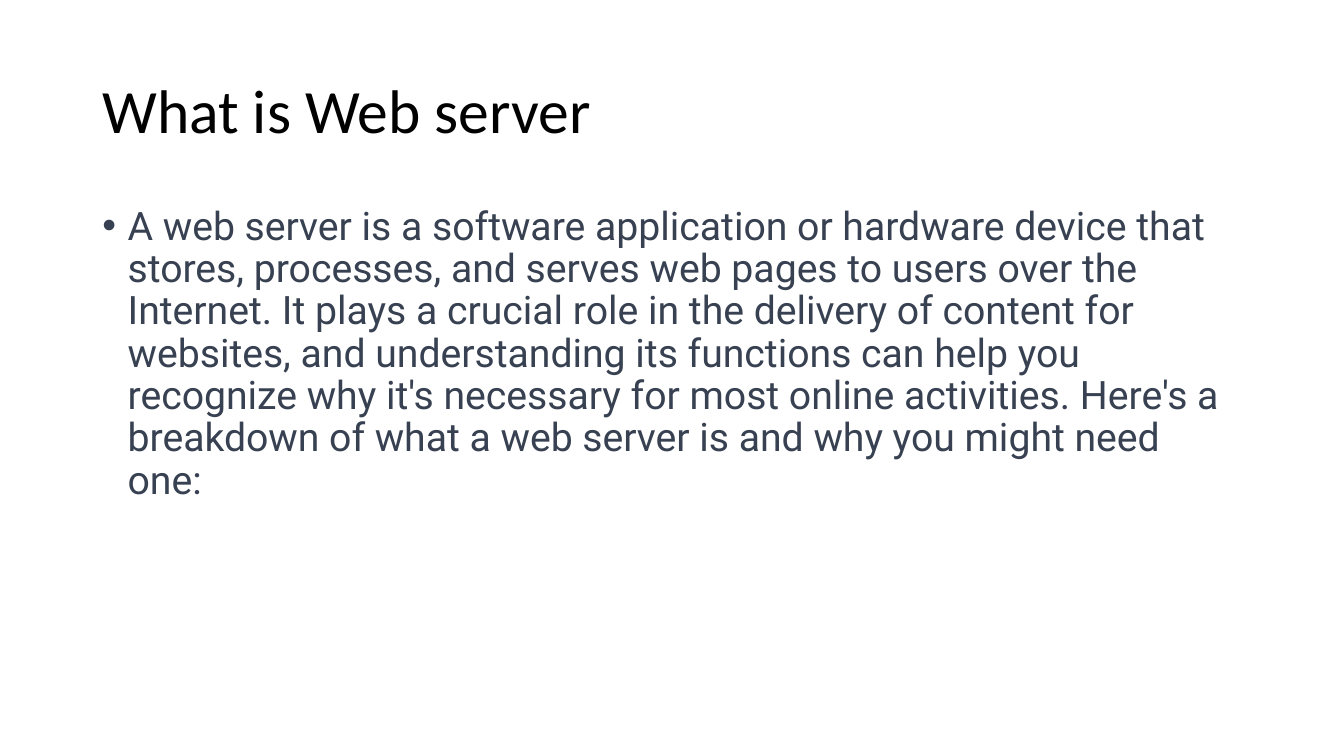
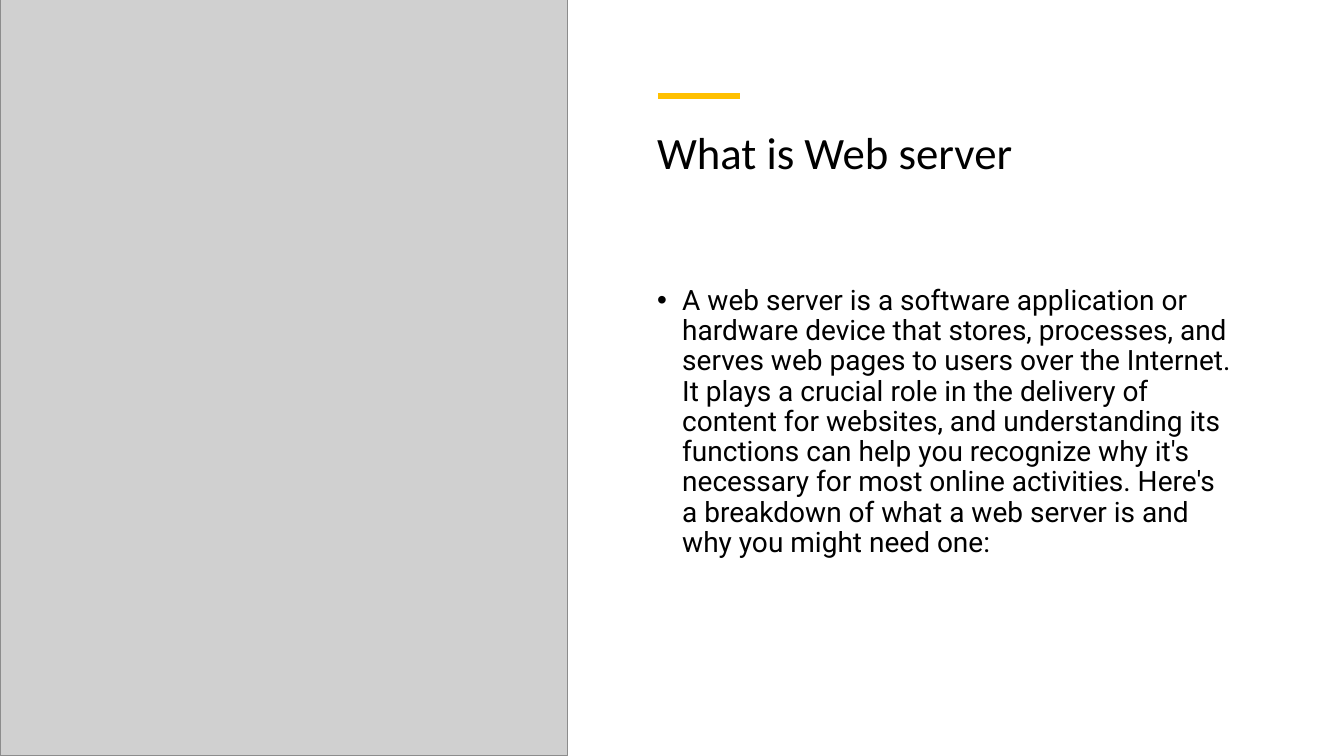
Before and after one commit to 1shaked/full-stack, a slide deck: slide 3 of 26ass/Node intro.pptx. Drawn at 1344x756 pixels with LibreOffice and Linux fonts; fonts in the diff are those of the drawing; grey boxes stand for pictures. Boxes give left, top, right and bottom in pixels: in the first picture for what was removed or moved away, otherwise in the second. Text is boxed around its words. In the diff, an @@ line names an element or a change of style, - is before the commit and + after.

```diff
--- a/26ass/Node intro.pptx
+++ b/26ass/Node intro.pptx
@@ picture added at [0,0,568,756] @@
@@ line added from (658, 96) to (740, 96), #FFC000 4.5 pt @@
@@ title "What is Web server": place and size @@
-title "What is Web server" at [102,90,591,134]
+title "What is Web server" at [657,138,1013,170]
@@ title "What is Web server" at [657,138,1013,170]: size 44 to 32 pt; vertical alignment middle to top @@
@@ text "A web server is a ...": place and size @@
-text "A web server is a ..." at [128,210,1218,495]
+text "A web server is a ..." at [682,288,1230,558]
@@ text "A web server is a ..." at [682,288,1230,558]: size 28 to 20 pt, text colour #374151 to #000000 @@
```
Also in this commit, not shown: 11 other slides changed, 19 slides added, 31 other files.
